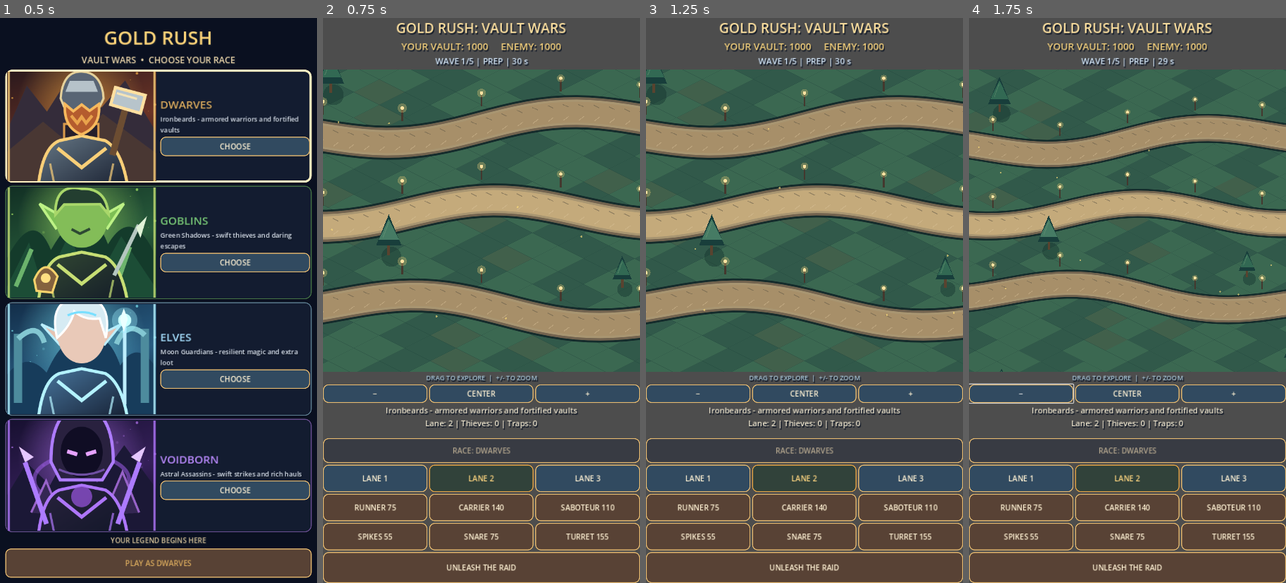
Above: before the commit, frames 1-4 (left to right).
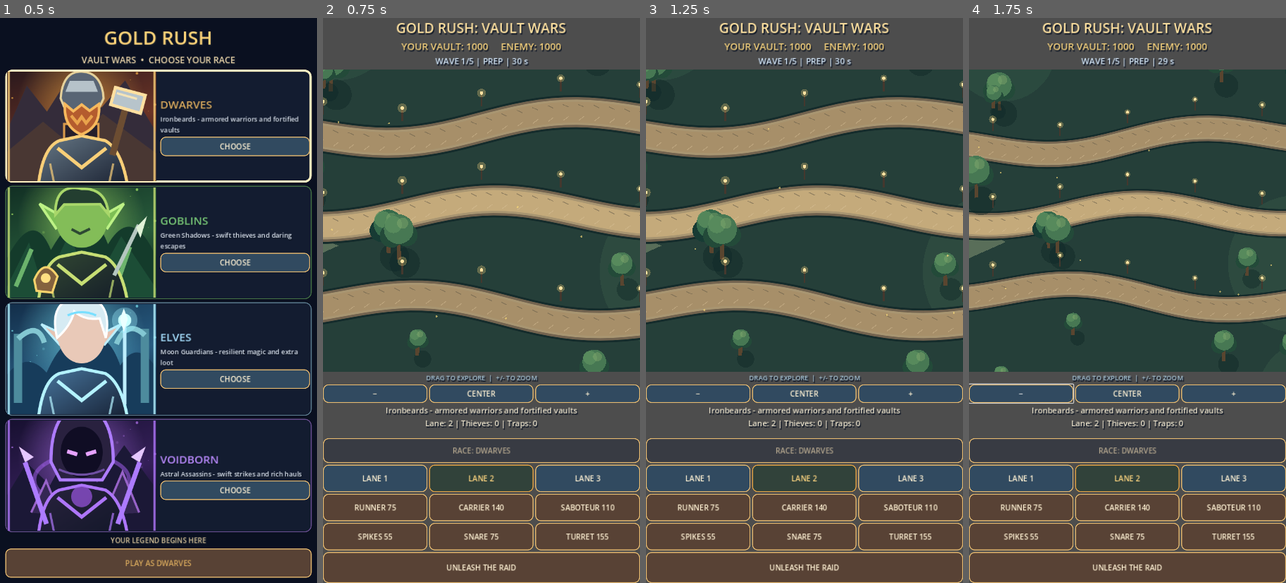
Above: after the commit, the same moments.

Repository: krzych3d/Gold-rush-mobile
Game: Godot game, scene res://main.tscn
The game is run twice, just before and just after one commit, with the same random seed, the same clock (stepped at 60 frames per second) and the same inputs.
Inputs:
- Up to frame 1 (0.5 s): no input
- Up to frame 2 (0.75 s): click "PLAY AS DWARVES" at 0.5 s
- Up to frame 3 (1.25 s): no input
- Up to frame 4 (1.75 s): click "−" at 1.25 s

Frame 1 is identical in both runs. In frame 2, 33% of the frame differs, in the area x 0-100%, y 9-63%; in frame 3, 33%; in frame 4, 36%.

Commit message:
Remove visible checkerboard; add layered terrain, rocky cliffs and shaded broadleaf forests

Diff:
--- a/scripts/game.gd
+++ b/scripts/game.gd
@@ -502,24 +502,25 @@
 	arena.draw_rect(Rect2(Vector2.ZERO, arena.size), Color("141e32"))
 	arena.draw_set_transform(arena.size * 0.5 + camera_offset, 0.0, Vector2.ONE * camera_zoom)
 	center = Vector2.ZERO
-	# An expansive isometric landscape, built from layered diamond tiles.
-	var tile_w: float = 116.0
-	var tile_h: float = 58.0
-	for gy in range(-13, 14):
-		for gx in range(-13, 14):
-			var tile_center := Vector2(float(gx - gy) * tile_w * 0.5, float(gx + gy) * tile_h * 0.5)
-			var seed: int = absi(gx * 37 + gy * 83 + gx * gy * 7)
-			var base := Color("31594a") if seed % 7 < 3 else Color("3b6851")
-			if seed % 19 == 0:
-				base = Color("41604b")
-			var corners := PackedVector2Array([
-				tile_center + Vector2(0, -tile_h * 0.5),
-				tile_center + Vector2(tile_w * 0.5, 0),
-				tile_center + Vector2(0, tile_h * 0.5),
-				tile_center + Vector2(-tile_w * 0.5, 0)
-			])
-			arena.draw_colored_polygon(corners, base)
-			arena.draw_polyline(PackedVector2Array([corners[0], corners[1], corners[2]]), Color("1c3c36", 0.26), 1.2)
+	# Layered terrain: broad painted patches instead of a visible checkerboard.
+	arena.draw_rect(Rect2(Vector2(-2300, -1700), Vector2(4600, 3400)), Color("253f39"))
+	for i in 90:
+		var sx: float = sin(float(i) * 71.37) * 1600.0
+		var sy: float = cos(float(i) * 38.19) * 1200.0
+		var radius: float = 95.0 + fposmod(float(i) * 23.7, 125.0)
+		arena.draw_circle(Vector2(sx, sy), radius, Color("345b49", 0.38) if i % 3 == 0 else Color("43674e", 0.28))
+	# Elevated rocky escarpments with lit top surfaces and dark vertical faces.
+	for i in 24:
+		var bx: float = sin(float(i) * 31.2) * 1300.0
+		var by: float = cos(float(i) * 22.6) * 950.0
+		var base := Vector2(bx, by)
+		var width: float = 50.0 + fposmod(float(i) * 19.0, 65.0)
+		var height: float = 22.0 + fposmod(float(i) * 11.0, 24.0)
+		var top := PackedVector2Array([base + Vector2(0, -height), base + Vector2(width, 0), base + Vector2(0, height), base + Vector2(-width, 0)])
+		var bottom := PackedVector2Array([base + Vector2(-width, 0), base + Vector2(0, height), base + Vector2(0, height + 22), base + Vector2(-width, 22)])
+		arena.draw_colored_polygon(bottom, Color("192c2c"))
+		arena.draw_colored_polygon(top, Color("4c6457") if i % 2 == 0 else Color("596e59"))
+		arena.draw_line(base + Vector2(-width, 0), base + Vector2(0, -height), Color("8a9473", 0.5), 2.0)
 	# Winding three-lane routes with cobblestone edges.
 	for path in 3:
 		var points := PackedVector2Array()
@@ -534,7 +535,7 @@
 			arena.draw_line(stone + Vector2(-7, -18), stone + Vector2(6, -12), Color("665d4a", 0.5), 2.0)
 			arena.draw_line(stone + Vector2(7, 9), stone + Vector2(-5, 18), Color("e1cba2", 0.32), 2.0)
 	# Dense forests and magical crystals occupy the space between lanes.
-	for i in 155:
+	for i in 240:
 		var fx := sin(float(i) * 127.1) * arena.size.x * 1.7
 		var fy := cos(float(i) * 53.7) * arena.size.y * 1.35
 		var pos := Vector2(fx, fy)
@@ -582,11 +583,21 @@
 	_draw_tree_parts(p, size, seed)
 
 func _draw_tree_parts(p: Vector2, size: float, seed: float) -> void:
-	arena.draw_circle(p + Vector2(6, 12), size * 0.78, Color("102c29", 0.38))
-	arena.draw_line(p + Vector2(0, 8), p + Vector2(0, -size), Color("59432f"), 6.0)
-	arena.draw_colored_polygon(PackedVector2Array([p + Vector2(0, -size * 2.9), p + Vector2(size, -size * 0.45), p + Vector2(-size, -size * 0.45)]), Color("183e3b"))
-	arena.draw_colored_polygon(PackedVector2Array([p + Vector2(0, -size * 2.55), p + Vector2(size * 0.8, -size * 0.9), p + Vector2(-size * 0.8, -size * 0.9)]), Color("326953") if int(seed) % 3 != 0 else Color("467b64"))
-	arena.draw_line(p + Vector2(-size * 0.45, -size * 1.1), p + Vector2(0, -size * 2.3), Color("83a782", 0.3), 2.0)
+	# Broadleaf crowns are layered and shaded, with visible trunks and depth.
+	var sway: float = sin(visual_time * 0.85 + seed) * 2.2
+	var crown := p + Vector2(sway, -size * 1.8)
+	_draw_tree_canopy(p, crown, size, seed)
+
+func _draw_tree_canopy(p: Vector2, crown: Vector2, size: float, seed: float) -> void:
+	arena.draw_circle(p + Vector2(13, 12), size * 1.15, Color("0d2625", 0.42))
+	arena.draw_line(p + Vector2(0, 4), crown + Vector2(0, 10), Color("59452f"), 9.0)
+	var deep := Color("173b34") if int(seed) % 3 == 0 else Color("234a39")
+	var mid := Color("366a4b") if int(seed) % 3 == 0 else Color("477853")
+	arena.draw_circle(crown + Vector2(-size * 0.55, 5), size * 0.88, deep)
+	arena.draw_circle(crown + Vector2(size * 0.58, 3), size * 0.85, deep)
+	arena.draw_circle(crown + Vector2(0, -size * 0.35), size * 1.12, mid)
+	arena.draw_circle(crown + Vector2(-size * 0.4, -size * 0.7), size * 0.65, Color("5e9160", 0.72))
+	arena.draw_circle(crown + Vector2(size * 0.3, -size * 0.8), size * 0.42, Color("8caf71", 0.38))
 
 func _draw_crystal(p: Vector2, seed: float) -> void:
 	var glow := Color("9d8aff") if int(seed) % 2 == 0 else Color("77e4d2")
